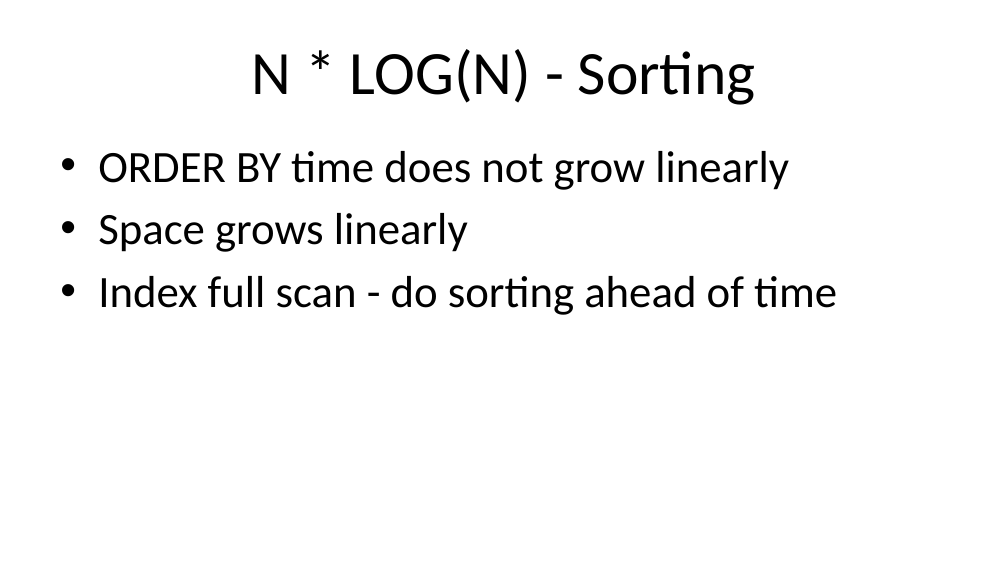
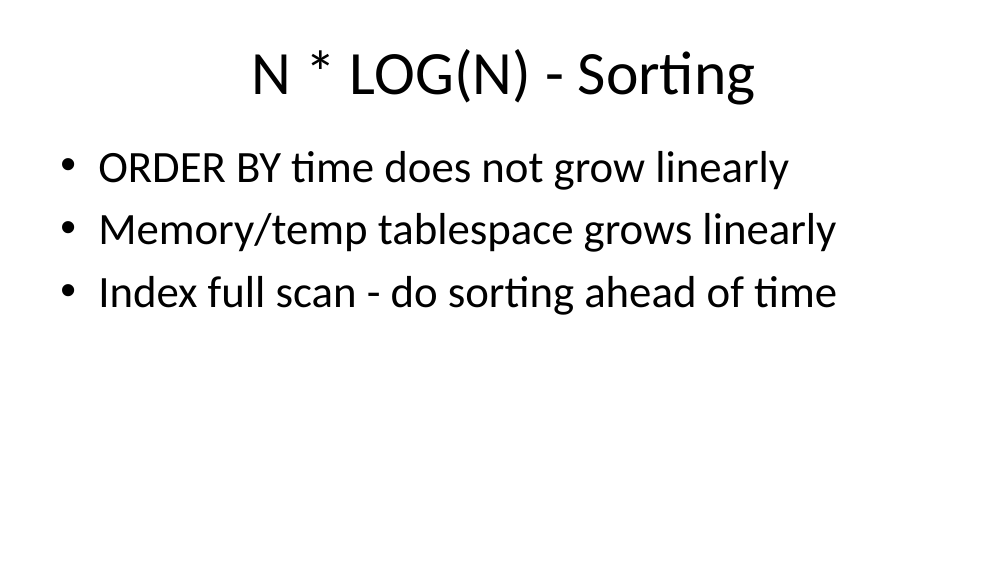
Before and after one commit to ProOracleSQL/space, a slide deck: slide 41 of examples/presentations/Practical Algorithm Analysis for Oracle Developers - Collaborate - 2019_281_Heller.pptx (slide 44 before the commit). Drawn at 1008x567 pixels with LibreOffice and Linux fonts; fonts in the diff are those of the drawing. Boxes give left, top, right and bottom in pixels: in the first picture for what was removed or moved away, otherwise in the second. Text is boxed around its words. In the diff, an @@ line names an element or a change of style, - is before the commit and + after.

```diff
--- a/examples/presentations/Practical Algorithm Analysis for Oracle Developers - Collaborate - 2019_281_Heller.pptx
+++ b/examples/presentations/Practical Algorithm Analysis for Oracle Developers - Collaborate - 2019_281_Heller.pptx
@@ text at <box>98,213,836,252</box>: text changed @@
-• Space grows linearly
+• Memory/temp tablespace grows linearly
```
Also in this commit, not shown: 12 other slides changed, 3 slides added, 6 slides removed.
